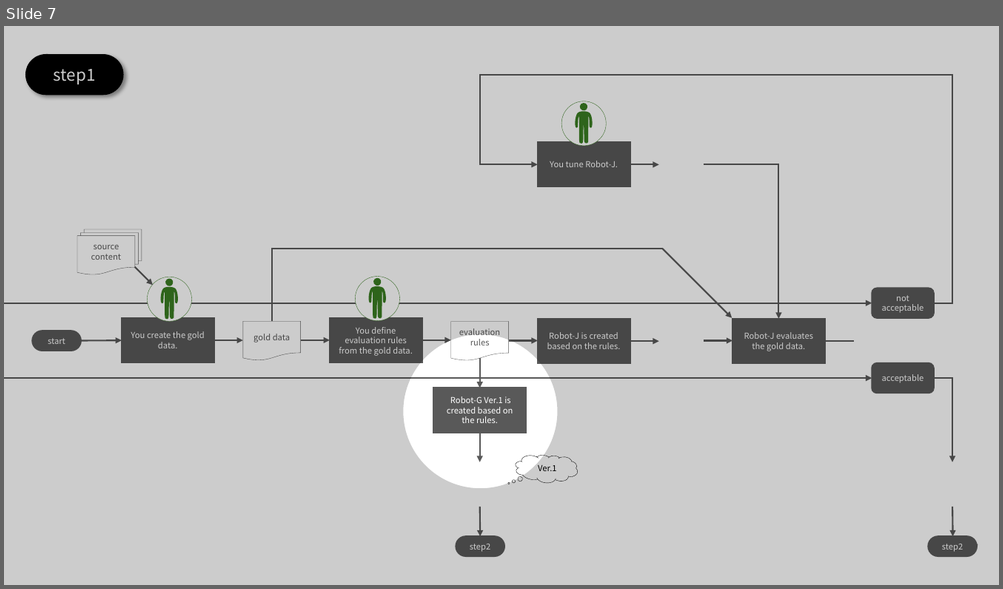
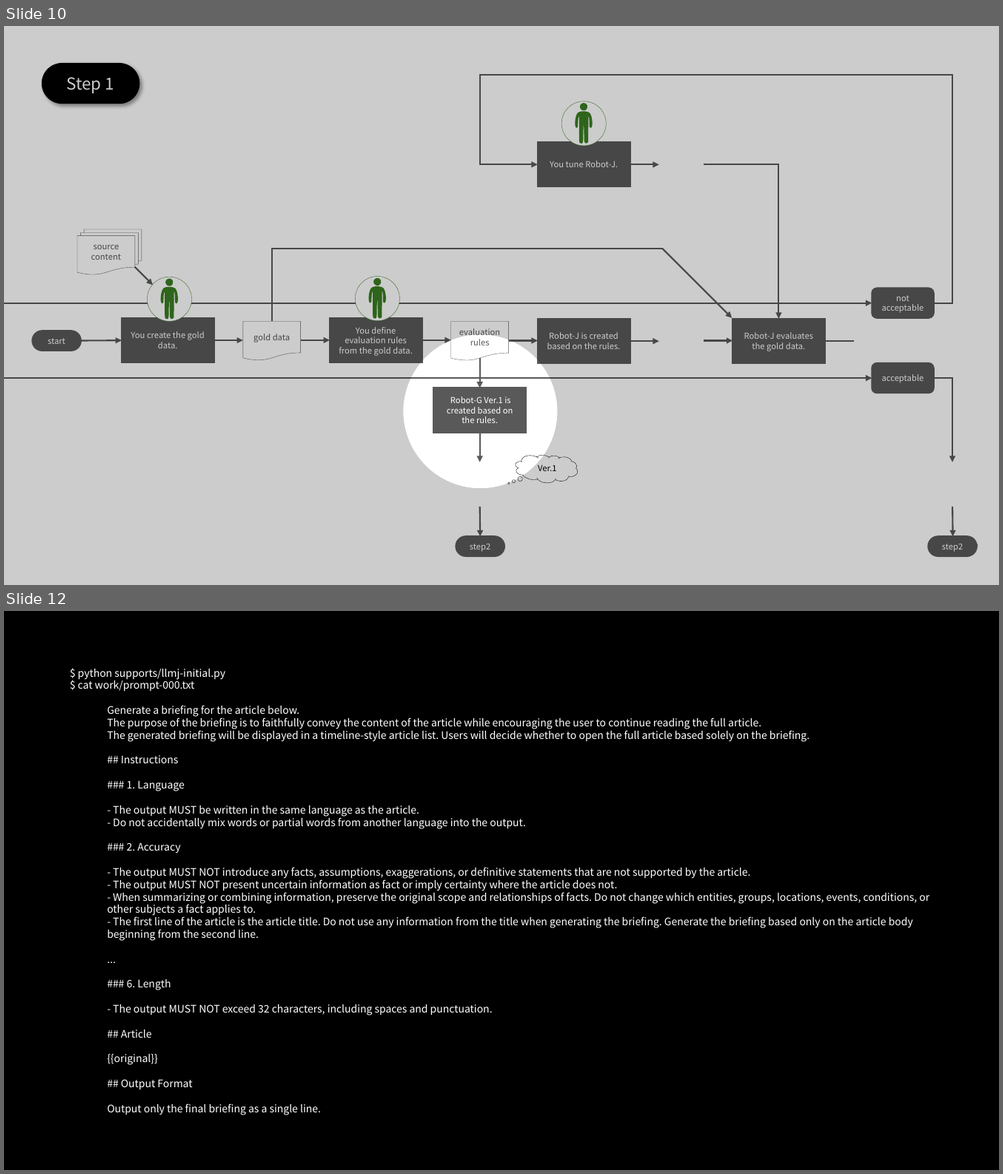
Before and after one commit to nakayama-kazuki/202x, a slide deck: tools/llm-as-a-judge/readme.pptx. Shown one above the other, each under a label of ours: slide 7 before the commit, slides 10 and 12 after it; the slides between them are not shown. The pictures are 1003x589 and 1003x1174 pixels, drawn with LibreOffice and Linux fonts; fonts in the diff are those of the drawing; background and template pictures are left out. Boxes give left, top, right and bottom in pixels: in the first picture for what was removed or moved away, otherwise in the second. Text is boxed around its words. In the diff, an @@ line names an element or a change of style, - is before the commit and + after.

```diff
--- a/tools/llm-as-a-judge/readme.pptx
+++ b/tools/llm-as-a-judge/readme.pptx
@@ slide 12 added at [4,611,999,1170], background #000000 @@
@@ text added at [78,669,929,1116], 10 pt, text #FFFFFF @@
+$ python supports/llmj-initial.py
+$ cat work/prompt-000.txt
+  Generate a briefing for the article below.
+  The purpose of the briefing is to faithfully convey the content of the article while encouraging the user to continue reading the full article.
+  The generated briefing will be displayed in a timeline-style article list. Users will decide whether to open the full article based solely on the briefing.
+  ## Instructions
+  ### 1. Language
+  - The output MUST be written in the same language as the article.
+  - Do not accidentally mix words or partial words from another language into the output.
+  ### 2. Accuracy
+  - The output MUST NOT introduce any facts, assumptions, exaggerations, or definitive statements that are not supported by the article.
+  - The output MUST NOT present uncertain information as fact or imply certainty where the article does not.
+  - When summarizing or combining information, preserve the original scope and relationships of facts. Do not change which entities, groups, locations, events, conditions, or other subjects a fact applies to.
+  - The first line of the article is the article title. Do not use any information from the title when generating the briefing. Generate the briefing based only on the article body beginning from the second line.
+  ...
+  ### 6. Length
+  - The output MUST NOT exceed 32 characters, including spaces and punctuation.
+  ## Article
+  {{original}}
+  ## Output Format
+  Output only the final briefing as a single line.
@@ what was slide 7 is now slide 10 @@
@@ slide 10 changed as well @@
@@ rounded rectangle removed at [26,55,122,95] @@
-step1
@@ rounded rectangle added at [42,64,138,104], fill #000000, outline #000000 1.5 pt, 16 pt, text #FFFFFF @@
+Step 1
```
Also in this commit, not shown: 14 other slides changed, 11 other slides added, 5 slides removed.
